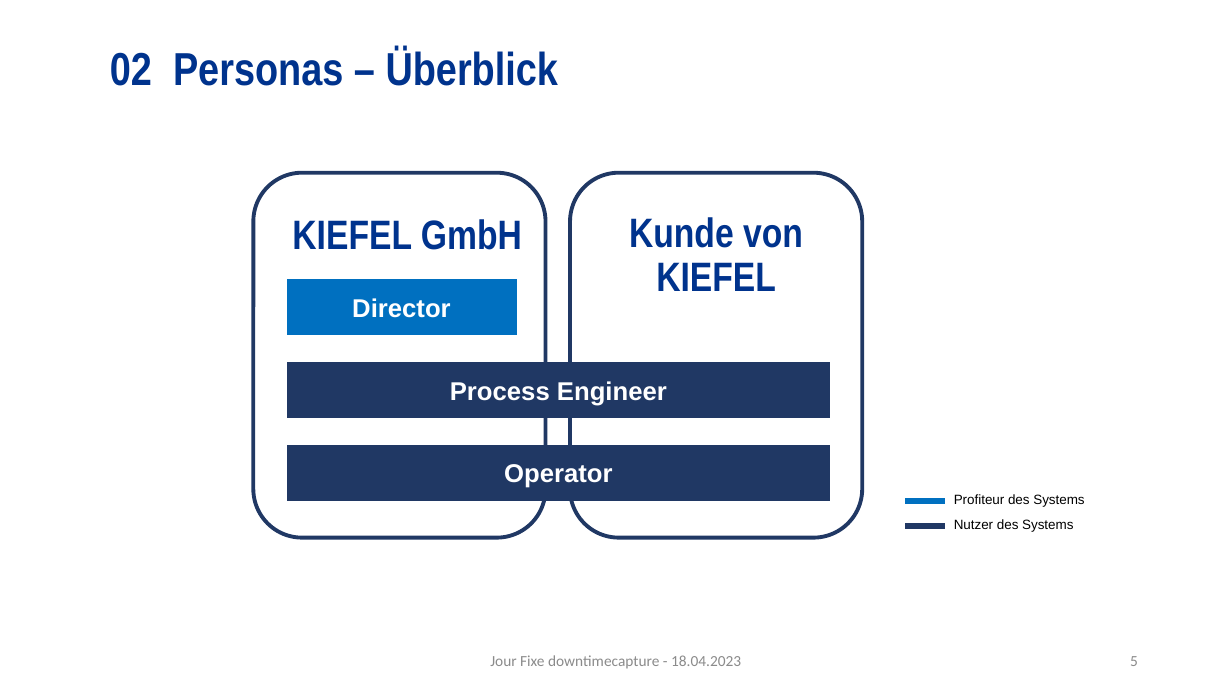
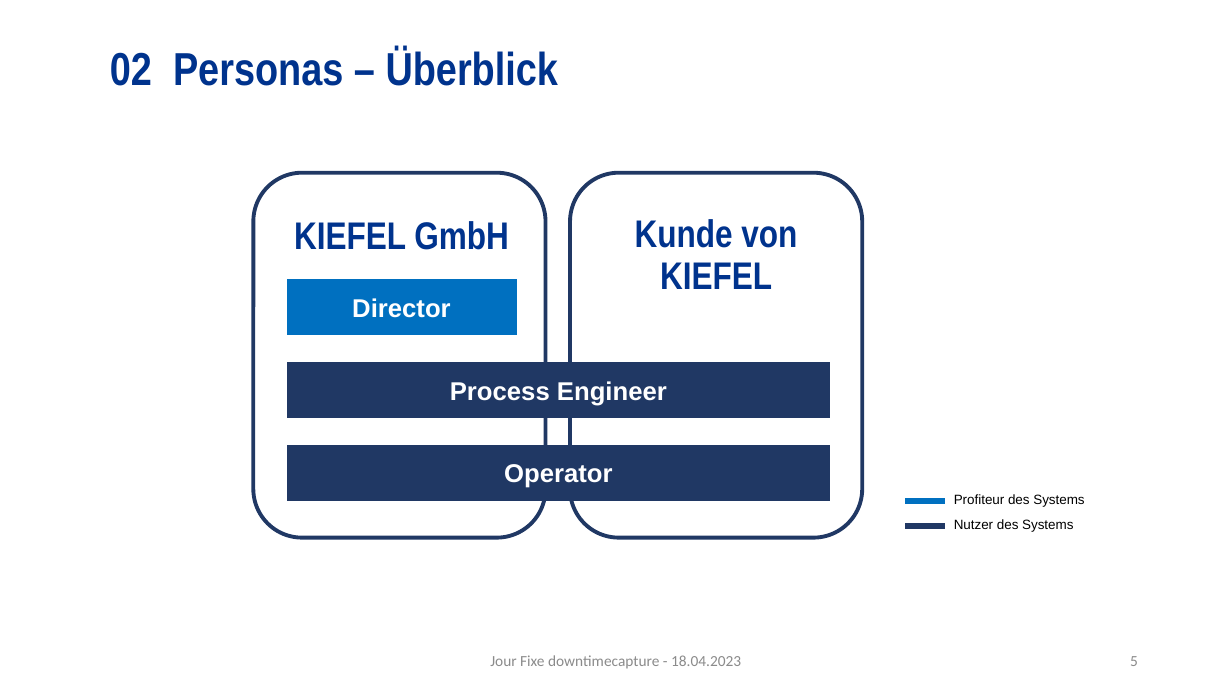
Before and after one commit to haelisa/dtc, a slide deck: slide 5 of project-docs/B_Präsentationen/JF_18.04.23_Präsentation_Ü2.pptx. Drawn at 1232x693 pixels with LibreOffice and Linux fonts; fonts in the diff are those of the drawing; background and template pictures are left out. Boxes give left, top, right and bottom in pixels: in the first picture for what was removed or moved away, otherwise in the second. Text is boxed around its words. In the diff, an @@ line names an element or a change of style, - is before the commit and + after.

```diff
--- a/project-docs/B_Präsentationen/JF_18.04.23_Präsentation_Ü2.pptx
+++ b/project-docs/B_Präsentationen/JF_18.04.23_Präsentation_Ü2.pptx
@@ text "KIEFEL GmbH" at bbox=[294, 221, 509, 250]: size 32 to 30 pt @@
@@ text "Kunde von KIEFEL" at bbox=[635, 219, 797, 289]: size 32 to 30 pt @@
```
